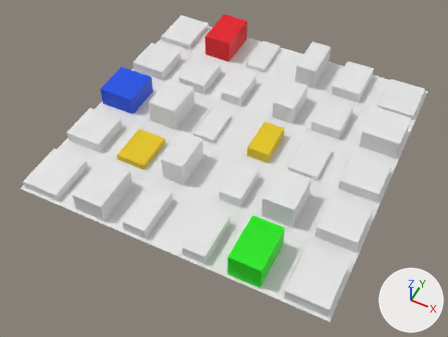
The FBX model Assets/Delivery Game/City/3D Models/city.fbx as it was, and as the next commit left it.
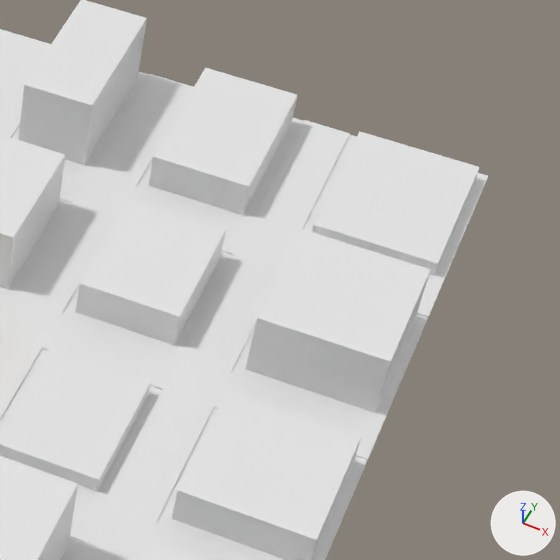
Old and new are each drawn whole from a camera (50 mm lens) standing at (19.3, -42.1, 46.7) and looking at (0.0, -3.5, -1.5) and again close up on the part from 65% to 100% of the width and 12% to 59% of the height. Lighting does not change. The marker at lower right points along +X, +Y and +Z. Where no turn or scale is listed for an object, it has been applied to the vertices.
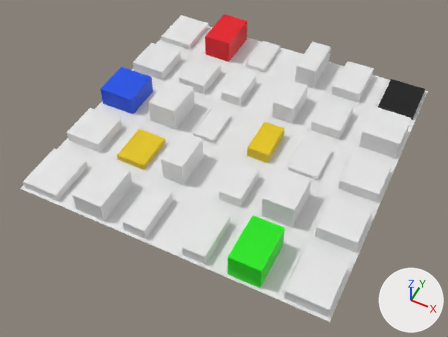
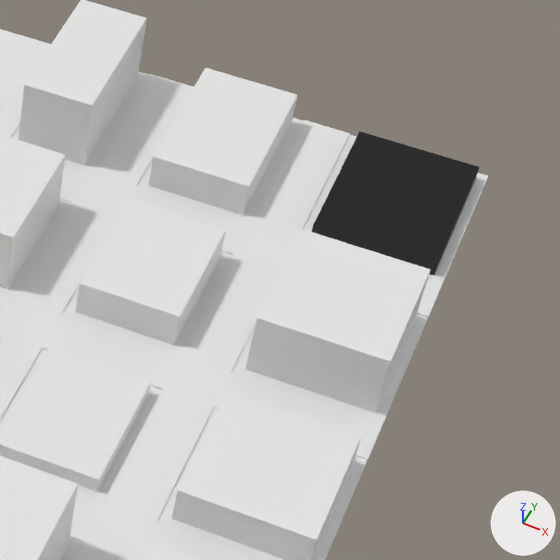
Boxes [x1, y1, x2, y2] around the edits, measured in the close-ups (560 x 560 px):
part 1 of me_plane, recoloured (white to black)
    both: [312, 131, 479, 275]

The change, as a diff of the scene's bpy script:
```diff
--- a/Assets/Delivery Game/City/3D Models/city.fbx.py
+++ b/Assets/Delivery Game/City/3D Models/city.fbx.py
@@ mat_material_006 @@
+mat_material_006 = principled_material('Material.006')
+mat_material_006.base_color = (0.0, 0.0, 0.0)  # black #000000
@@ me_plane @@
 me_plane.from_pydata(...)  # 476 vertices, 455 faces; spans x -16.0..16.0, y -16.0..16.0, z 0.0..2.7
 # used by ob_plane; location = (0.0, 0.0, 0.0)
+# me_plane part 1: all 5 faces centred in x 11.8..15.7, y 10.7..15.7, z 0.2..0.5 switch from mat_material_001 (white #e7e7e7) to mat_material_006 (black #000000)
 me_plane.materials.append(mat_material_002)
```
